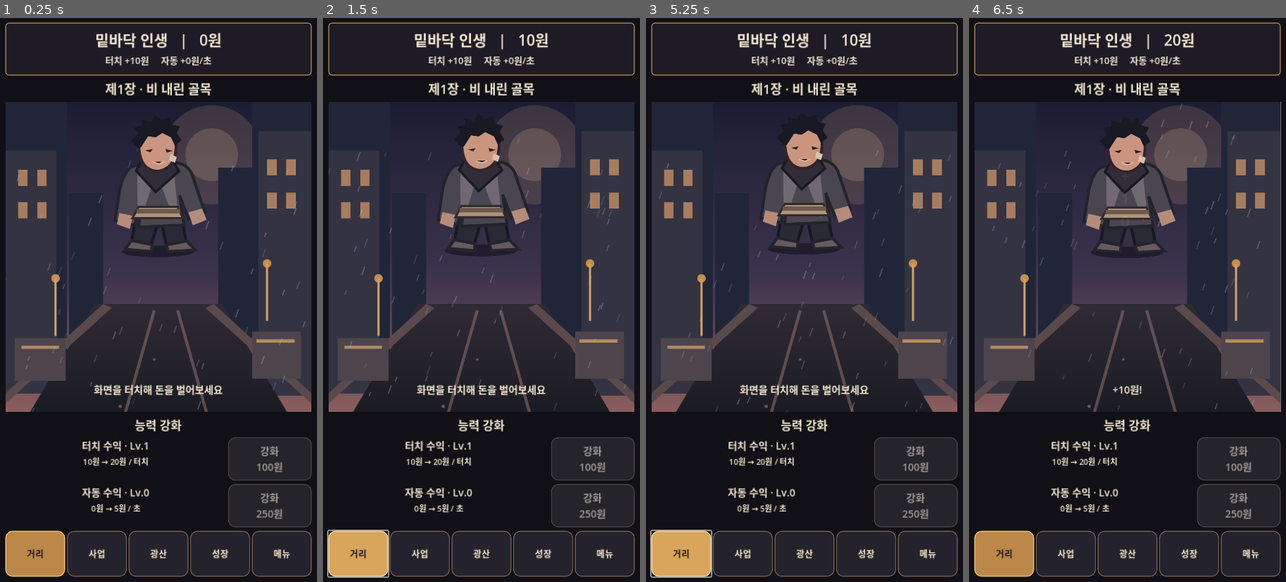
Above: before the commit, frames 1-4 (left to right).
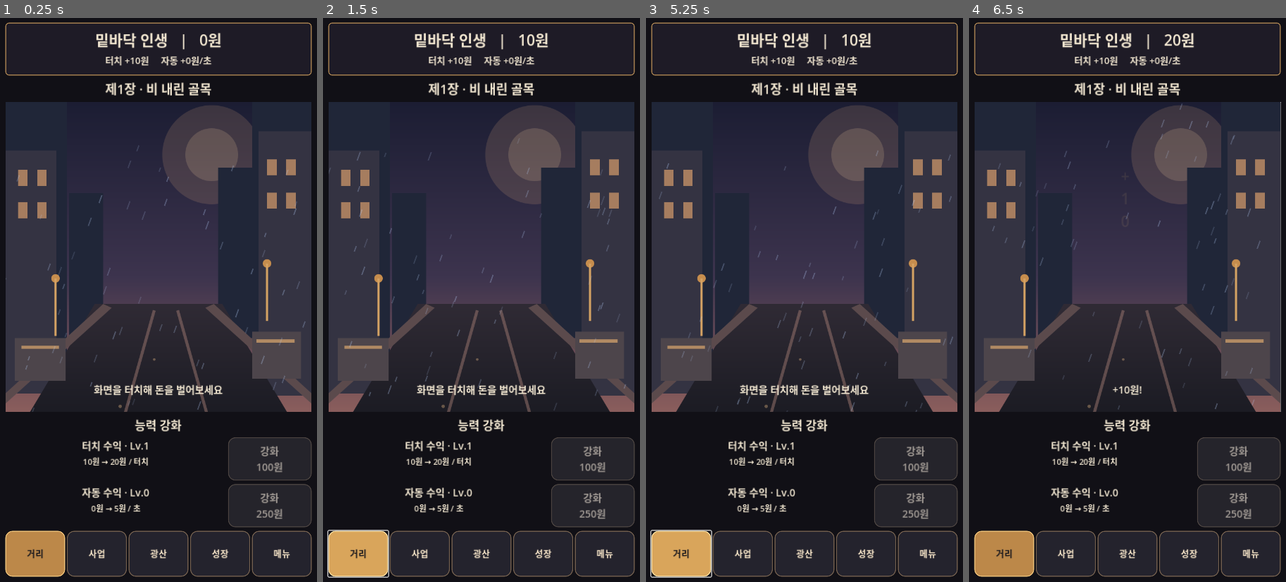
Above: after the commit, the same moments.

Repository: sungpil987/BottomLife-Reborn
Game: Godot game, scene res://scenes/Main.tscn
Same seed, same stepped clock (60 frames per second), same inputs: the game is played once before the commit and once after it.
Inputs (mouse positions are in pixels of both pictures, inside the frame that each line leads up to):
- Up to frame 1 (0.25 s): no input
- Up to frame 2 (1.5 s): click (481, 254) at 0.5 s; click "거리" at 1.25 s
- Up to frame 3 (5.25 s): click "사업" at 2 s; click "광산" at 2.75 s; click "성장" at 3.5 s; click "메뉴" at 4.25 s; click "거리" at 5 s
- Up to frame 4 (6.5 s): click (1127, 254) at 5.75 s

The runs differ from the first frame. In frame 1, 3.2% of the frame differs, in the area x 35-66%, y 18-43%; in frame 2, 3.1%; in frame 3, 3.1%; in frame 4, 3.2%, in the area x 35-66%, y 19-43%.
Error after the commit: Parse Error: Cannot infer the type of "hand_y" variable because the value doesn't have a set type. (res://scripts/pixel_hero.gd:74)

Commit message:
Replace oversized vector hero with animated pixel character node

Diff:
--- a/scripts/main.gd
+++ b/scripts/main.gd
@@ -10,7 +10,7 @@
 var content: VBoxContainer
 var feedback: Label
 var save_clock: float = 0.0
-var hero_sprite: TextureRect
+var hero_sprite: Control
 var tap_upgrade_button: Button
 var auto_upgrade_button: Button
 var idle_time: float = 0.0
@@ -30,8 +30,6 @@
 	money += float(auto_level) * 5.0 * delta
 	save_clock += delta
 	idle_time += delta
-	if is_instance_valid(hero_sprite):
-		hero_sprite.position.y = sin(idle_time * 2.1) * 4.0
 	if save_clock >= 10.0:
 		save_clock = 0.0
 		save_game()
@@ -216,14 +214,12 @@
 	rain.set_anchors_and_offsets_preset(Control.PRESET_FULL_RECT)
 	rain.mouse_filter = Control.MOUSE_FILTER_IGNORE
 	scene_area.add_child(rain)
-	var hero := TextureRect.new()
-	hero.texture = load("res://assets/hero.svg")
-	hero.expand_mode = TextureRect.EXPAND_IGNORE_SIZE
-	hero.stretch_mode = TextureRect.STRETCH_KEEP_ASPECT_CENTERED
-	hero.anchor_left = 0.31
-	hero.anchor_right = 0.69
-	hero.anchor_top = 0.36
-	hero.anchor_bottom = 0.88
+	var hero := Control.new()
+	hero.set_script(load("res://scripts/pixel_hero.gd"))
+	hero.anchor_left = 0.27
+	hero.anchor_right = 0.73
+	hero.anchor_top = 0.29
+	hero.anchor_bottom = 0.91
 	hero.mouse_filter = Control.MOUSE_FILTER_IGNORE
 	scene_area.add_child(hero)
 	hero_sprite = hero
@@ -284,11 +280,7 @@
 	feedback.text = "+%s원!" % number(tap_level * 10.0)
 	spawn_floating_money()
 	if is_instance_valid(hero_sprite):
-		if pop_tween and pop_tween.is_running():
-			pop_tween.kill()
-		hero_sprite.scale = Vector2(0.96, 0.96)
-		pop_tween = create_tween()
-		pop_tween.tween_property(hero_sprite, "scale", Vector2.ONE, 0.16).set_trans(Tween.TRANS_BACK).set_ease(Tween.EASE_OUT)
+		hero_sprite.call("react")
 	refresh_header()
 	refresh_upgrade_buttons()
 
